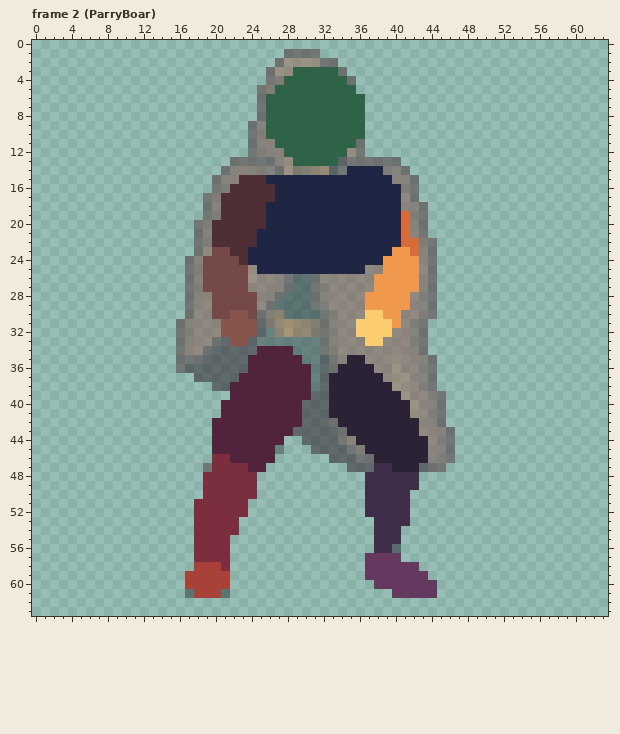
Edited in one commit: pixel-art file (Personal_Roberto/ASEPRITE/1. Liora/Liora_Boar.aseprite). The picture above was drawn from the file before the commit.
64x64 pixels, 2 frames. Shown: frame 2 (ParryBoar).
After the commit:
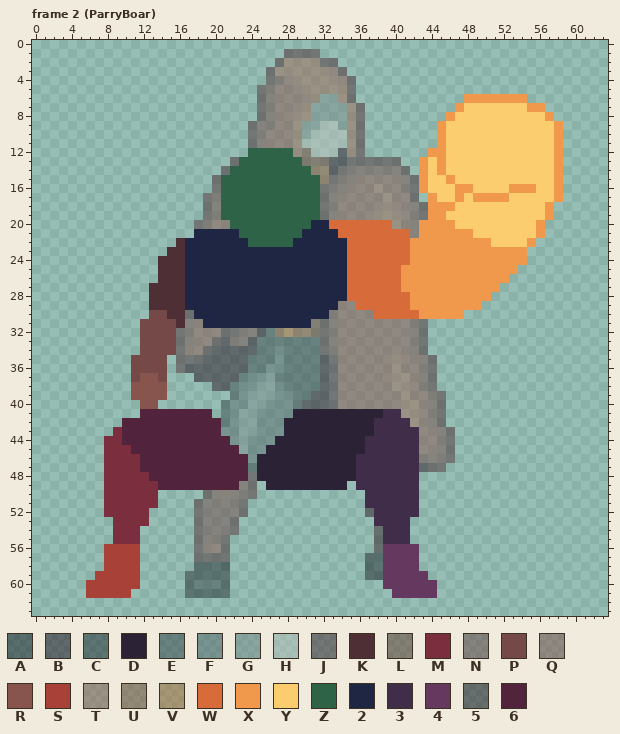
Palette (. is transparent): A #181e2580  B #2b162580  C #232d3380  D #2b2335  E #3a464a80  F #586b6f80  G #7d8c8c80  H #bbc1be80  J #4e2f3580  K #4e2f35  L #6f403780  M #7b2e3d  N #75494780  P #754947  Q #88544e80  R #88544e  S #a84239  T #9b675780  U #8e543980  V #b4713780  W #d86b3a  X #f0984b  Y #fbcd6e  Z #2e6348  2 #1f2643  3 #3f2d49  4 #653860  5 #361e2980  6 #52233c
Author's note on the commit: Ursina Update + Liora Boar in Process
What changed:
--- frame 2 (ParryBoar)
@@ x 0..63 @@
  2 ...........................JTTTTJJ..............................
- 3 ..........................JTTZZZZZJ.............................
- 4 ..........................JNZZZZZZZJ............................
- 5 .........................JNZZZZZZZZZ............................
- 6 .........................JZZZZZZZZZZZ...........................
- 7 .........................JZZZZZZZZZZZ...........................
- 8 .........................JZZZZZZZZZZZ...........................
- 9 ........................JNZZZZZZZZZZZ...........................
-10 ........................JNZZZZZZZZZZZ...........................
-11 ........................JNQZZZZZZZZZJ...........................
-12 ........................JNNQZZZZZZZTJ...........................
-13 ......................JJJJJNTZZZZZBJJJJJJ.......................
-14 .....................JNQNNNJTLLUUBJ2222NNJ......................
-15 ....................JNQKKK22222222222222QNJ.....................
-16 ....................JNKKKKK22222222222222NJ.....................
-17 ...................JNKKKKKK22222222222222QJ.....................
-18 ...................JNKKKKK222222222222222QNJ....................
-19 ...................JNKKKKK222222222222222WNJ....................
-20 ..................JNKKKKKK222222222222222WNJ....................
-21 ..................JNKKKKK2222222222222222WQJ....................
-22 ..................JNKKKKK2222222222222222WWNJ...................
-23 ..................JQPPKK2222222222222222XXWNJ...................
-24 .................JNPPPPK222222222222222XXXXQJ...................
-25 .................JNPPPPPT222222222222QQXXXXQJ...................
-26 .................JNPPPPPTQQQJCCJQQQQQQXXXXXQJ...................
-27 .................JNPPPPPQQQNJCCJNQQQQQXXXXXNJ...................
-28 .................JNQPPPPPQNJCCCJNQQQQXXXXXQNJ...................
-29 .................JQQPPPPPQJCCCCJNQQQQXXXXXQNJ...................
-30 .................JQQPPRRPJLUCCCCJNQQQYYXXQQNJ...................
-31 ................JNQQQRRRRBLUVUULJNQQYYYYXQNJ....................
-32 ................JNQQQRRRRBEUVUULJNQQYYYYQQNJ....................
-33 ................JNQQJBRRBEEEEEEEJNQQQYYQQQNJ....................
-34 ................JQQJBBBBB6666EEEJNQQQQQQQQNJ....................
-35 ................JJJBBBBB666666EEBJQDDQQQTQQNJ...................
-36 ................JBBBBBBB6666666EBJDDDDQQTQQNJ...................
-37 ..................BBBBB66666666EBDDDDDDQTTQNJ...................
-38 ....................BB666666666EBDDDDDDDTTQNJ...................
-39 ......................666666666BBDDDDDDDDTQQNJ..................
-40 .....................666666666BBBDDDDDDDDDTQNJ..................
-41 .....................666666666BBBDDDDDDDDDTQNJ..................
-42 ....................6666666666BBBJDDDDDDDDDQNJ..................
-43 ....................666666666BBBBBJDDDDDDDDQQNJ.................
-44 ....................66666666..BBBBJQDDDDDDDDQNJ.................
-45 ....................6666666E...BBBBJNDDDDDDDQNJ.................
-46 ....................MM66666......BBBJJDDDDDDNNJ.................
-47 ...................JMMMM66.........BBB33DDDBJJ..................
-48 ...................MMMMMM............333333.....................
-49 ...................MMMMMM............333333.....................
-50 ...................MMMMMM............33333......................
-51 ..................MMMMMM.............33333......................
-52 ..................MMMMMM.............33333......................
-53 ..................MMMMM...............3333......................
-54 ..................MMMMM...............333.......................
-55 ..................MMMM................333.......................
-56 ..................MMMM................33A.......................
-57 ..................MMMM...............4444.......................
-58 ..................SSSM...............444444.....................
-59 .................SSSSS...............4444444....................
-60 .................SSSSS................4444444...................
-61 .................CSSSC..................44444...................
+ 3 ..........................JTTTTTTQJ.............................
+ 4 ..........................JNQTTTTTQJ............................
+ 5 .........................JNQQQTTTTTJ............................
+ 6 .........................JNQQQQTGGTJ............XXXXXXX.........
+ 7 .........................JNQQQTGGGGTJ..........XYYYYYYYXX.......
+ 8 .........................JNQQTTGGGGTJ.........XYYYYYYYYYYX......
+ 9 ........................JNNQQTGGHHGTJ........XYYYYYYYYYYYYX.....
+10 ........................JNQQQTGHHHHTJ........XYYYYYYYYYYYYX.....
+11 ........................JNQQQTHHHHHTJ........XYYYYYYYYYYYYX.....
+12 ........................ZZZZZTLHHHBTJ.......XXYYYYYYYYYYYYX.....
+13 ......................JZZZZZZZLLLBBJJJJJJ..XYXYYYYYYYYYYYYX.....
+14 .....................JZZZZZZZZZUUBJNNNNNNJ.XYXYYYYYYYYYYYYX.....
+15 ....................JZZZZZZZZZZZUJNNQQQQQNJXYYXYYYYYYYYYYYX.....
+16 ....................JZZZZZZZZZZZJNNQQQTQQNJXYYYXXYYYYXXXYYX.....
+17 ...................JNZZZZZZZZZZZJNQQQQQTQQJ.XYYXYXXXXYYYYYX.....
+18 ...................JNZZZZZZZZZZZJNQQQQQTQQNJXXXYYYYYYYYYYX......
+19 ...................JNZZZZZZZZZZZJNQQQQTTTQNJXXYYYYYYYYYYYX......
+20 ..................JNQQZZZZZZZZZ22WWWWWWWTQNXXXXYYYYYYYYYX.......
+21 ..................22222ZZZZZZZ2222WWWWWWWWQXXXXXXYYYYYYYX.......
+22 ................K2222222ZZZZZ222222WWWWWWWXXXXXXXXXYYYYX........
+23 ...............KK222222222222222222WWWWWWWXXXXXXXXXXXXX.........
+24 ..............KKK222222222222222222WWWWWWWXXXXXXXXXXXXX.........
+25 ..............KKK222222222222222222WWWWWWXXXXXXXXXXXXX..........
+26 ..............KKK222222222222222222WWWWWWXXXXXXXXXXXX...........
+27 .............KKKK222222222222222222WWWWWWXXXXXXXXXXX............
+28 .............KKKK222222222222222222WWWWWWWXXXXXXXXX.............
+29 .............KKKK22222222222222222QQWWWWWWXXXXXXXX..............
+30 .............PPKKJ222222222222222NQQQQWWWWWXXXXX................
+31 ............PPPPKNQ222222222222LJNQQQQQQQQNJ....................
+32 ............PPPPJNQQQJJNNBEUVUULJNQQQQQQQQNJ....................
+33 ............PPPPJNQQJBNNBEEEEEEEJNQQQQQQQQNJ....................
+34 ............PPPPJQQJBBBBBEEFEEEEJNQQQQQQQQNJ....................
+35 ...........PPPP.JJJBBBBBEEEFEEEEBJQQQQQQTQQNJ...................
+36 ...........PPPP.JBBBBBBBEEFFEEEEBJQQQQQQTQQNJ...................
+37 ...........PRRP...BBBBBEFFGEEEEEBJQQQQQQTTQNJ...................
+38 ...........RRRR.....BBEFFGGFEEEEBJQQQQQQTTQNJ...................
+39 ...........RRRR.......EFGGGFFEEBBJQQQQQQQTQQNJ..................
+40 ............RR.......EFFGGFFFEBBBJQQQQQQQTTQNJ..................
+41 ............66666666.EFGGFFFFDDDDDDDDDD33TTQNJ..................
+42 ..........66666666666EFGGFFFDDDDDDDDDD3333TQNJ..................
+43 .........M66666666666FFGGFFFDDDDDDDDDD33333QQNJ.................
+44 ........MM666666666666FGFFFDDDDDDDDDD333333QQNJ.................
+45 ........MMM666666666666GFFDDDDDDDDDDD333333QQNJ.................
+46 ........MMMM666666666666FDDDDDDDDDDD3333333NNNJ.................
+47 ........MMMM666666666666EDDDDDDDDDDD3333333BJJ..................
+48 ........MMMMM66666666666JDDDDDDDDDDD3333333.....................
+49 ........MMMMMM666666666NJ.DDDDDDDDD.3333333.....................
+50 ........MMMMMM.....JNQNNJ............333333.....................
+51 ........MMMMMM....JNNNNJ.............333333.....................
+52 ........MMMMM.....JNNNNJ.............533333.....................
+53 .........MMMM.....JNNNJ...............3333......................
+54 .........MMM......JNNNJ...............5333......................
+55 .........MMM......JNNJ................5333......................
+56 ........SSSS......JQQJ................54444.....................
+57 ........SSSS......JJJJ...............AC4444.....................
+58 ........SSSS......ACCA...............AC4444.....................
+59 .......SSSSS.....CCCCC...............AA44444....................
+60 ......SSSSSS.....CEEEC.................444444...................
+61 ......SSSSS......CCCCC..................44444...................
 62 ................................................................
Where, in picture pixels (left, top, right, bottom), the same in both pictures:
changed: (86, 67, 563, 598)
